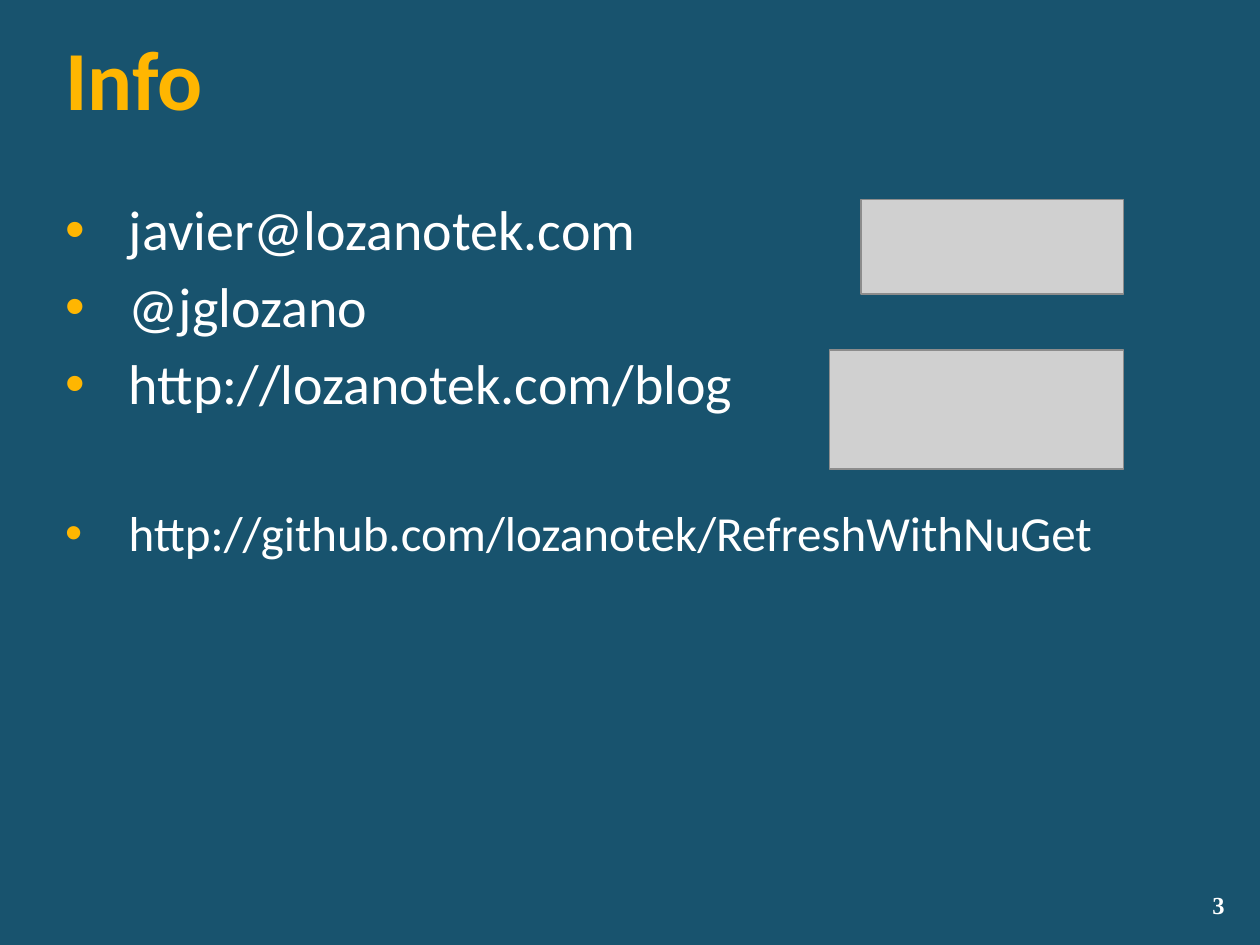
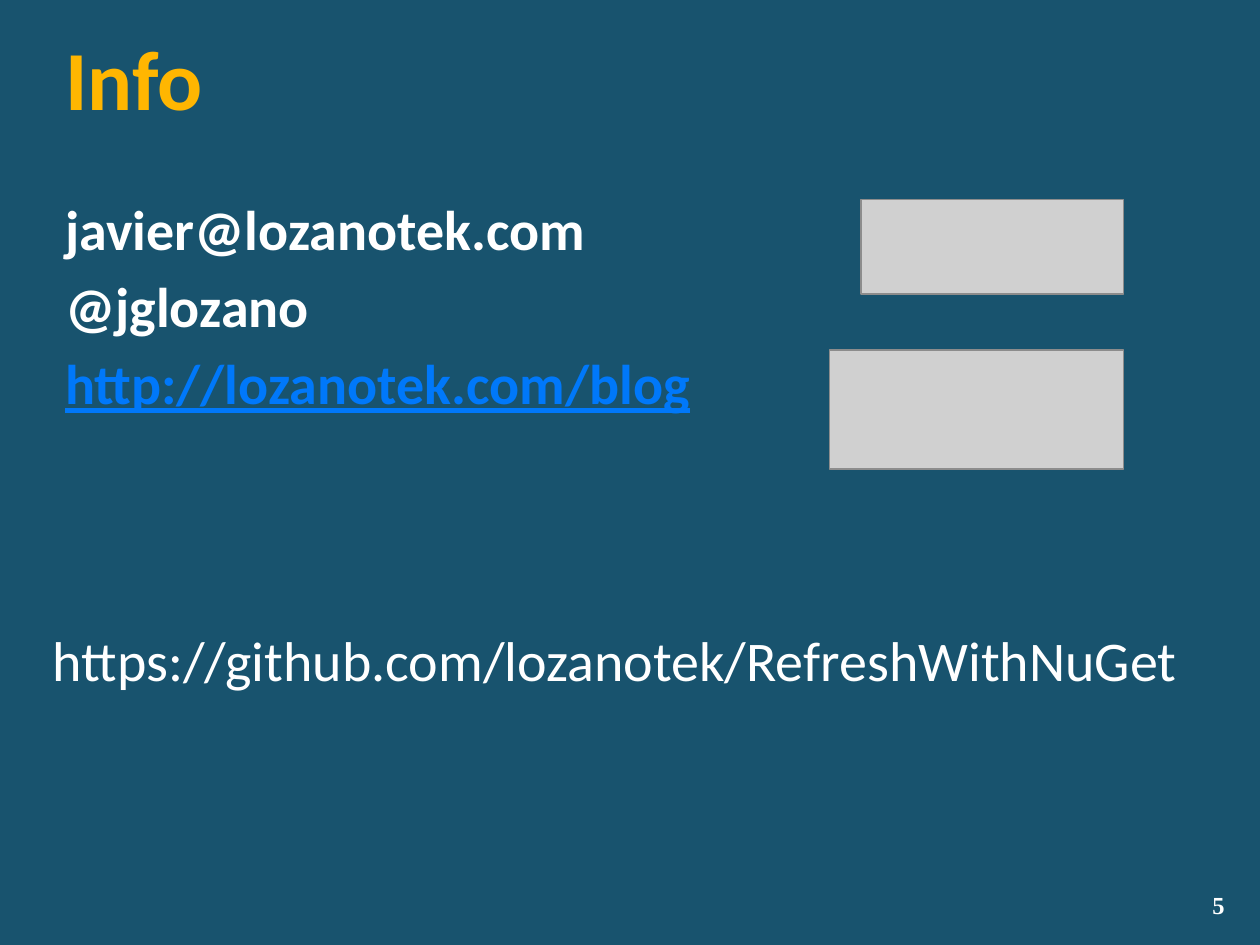
Before and after one commit to lozanotek/RefreshWithNuGet, a slide deck: slide 5 of slides/RefreshWithNuGet.pptx (slide 3 before the commit). Drawn at 1260x945 pixels with LibreOffice and Linux fonts; fonts in the diff are those of the drawing; grey boxes stand for pictures; background and template pictures are left out. Boxes give left, top, right and bottom in pixels: in the first picture for what was removed or moved away, otherwise in the second. Text is boxed around its words. In the diff, an @@ line names an element or a change of style, - is before the commit and + after.

```diff
--- a/slides/RefreshWithNuGet.pptx
+++ b/slides/RefreshWithNuGet.pptx
@@ text "javier@lozanotek.com" at bbox=[65, 210, 690, 414]: bold on; text colour #FFFFFF to #0078FA, underline on in "http://lozanotek.com/blog"; bullet • to none @@
@@ text at bbox=[129, 517, 1092, 560]: paragraph removed @@
-• http://github.com/lozanotek/RefreshWithNuGet
@@ text added at bbox=[53, 642, 1177, 691], 32 pt, text #FFFFFF @@
+https://github.com/lozanotek/RefreshWithNuGet
@@ page number at bbox=[1212, 898, 1224, 915]: text changed @@
-3
+5
```
Also in this commit, not shown: 4 other slides changed, 7 slides added, 2 slides removed.
